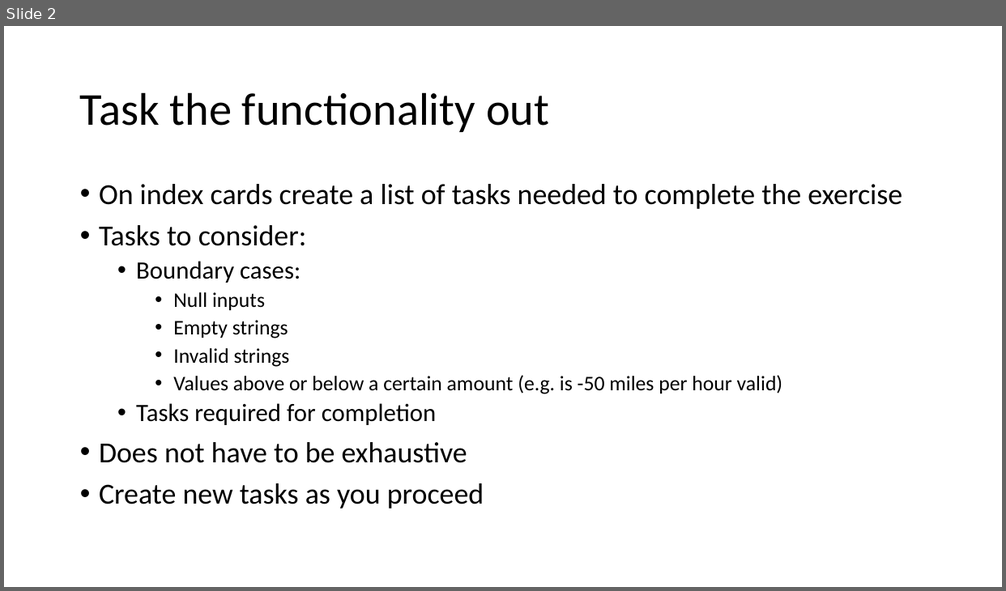
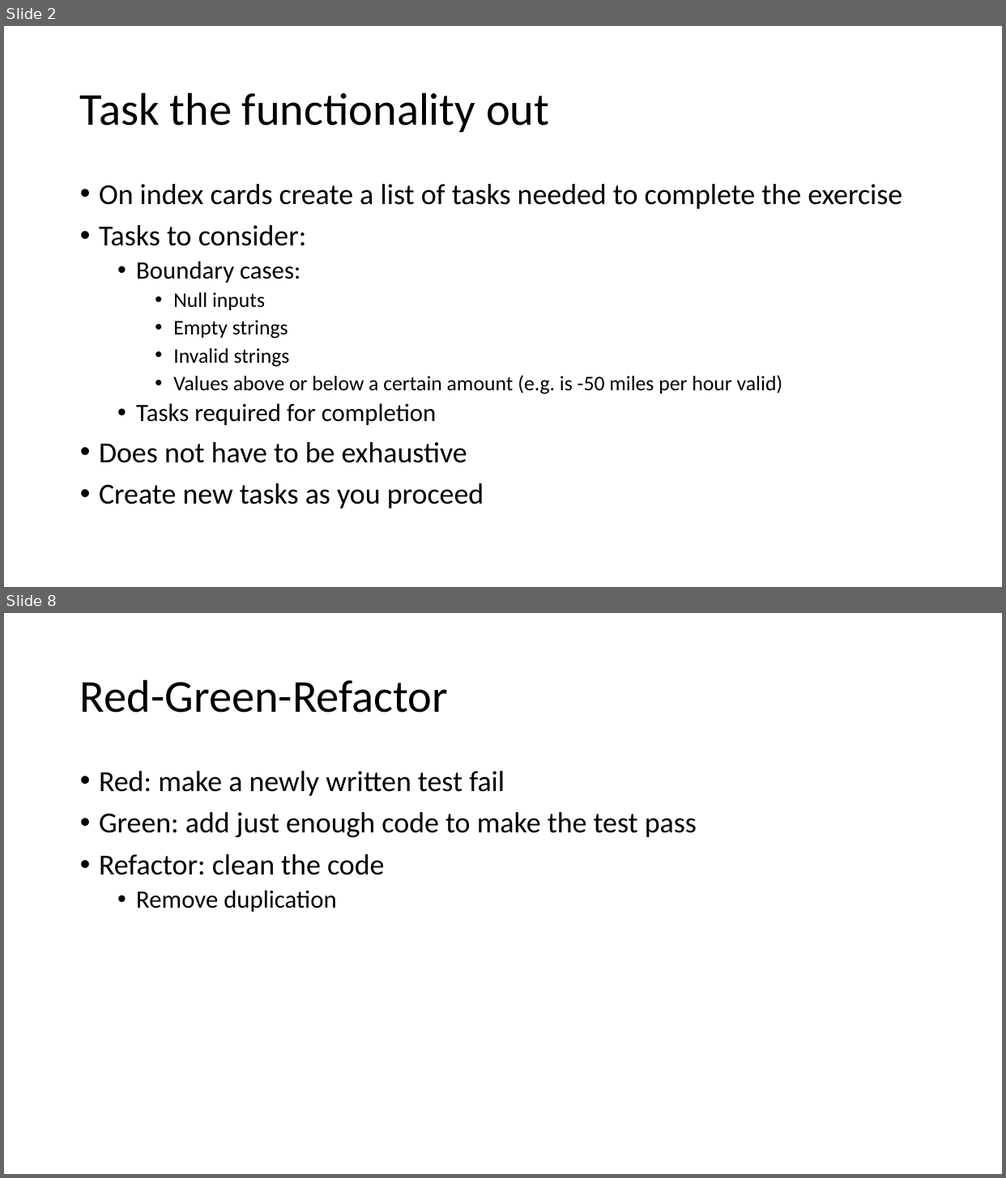
Before and after one commit to LlanddewiLovesYou/TDD_Darts, a slide deck: curriculum.pptx. Shown one above the other, each under a label of ours: slide 2 before the commit, slides 2 and 8 after it; the slides between them are not shown. The pictures are 1006x591 and 1006x1178 pixels, drawn with LibreOffice and Linux fonts; fonts in the diff are those of the drawing. Boxes give left, top, right and bottom in pixels: in the first picture for what was removed or moved away, otherwise in the second. Text is boxed around its words. In the diff, an @@ line names an element or a change of style, - is before the commit and + after.

```diff
--- a/curriculum.pptx
+++ b/curriculum.pptx
@@ slide 8 added at <box>4,613,1002,1174</box>, background #FFFFFF @@
@@ title added at <box>80,679,448,713</box>, 44 pt, text #000000 @@
+Red-Green-Refactor
@@ text added at <box>99,771,697,912</box>, 28 pt, text #000000 @@
+• Red: make a newly written test fail
+• Green: add just enough code to make the test pass
+• Refactor: clean the code
+  • Remove duplication
```
Also in this commit, not shown: 2 slides changed, 3 other slides added, 2 other files.
